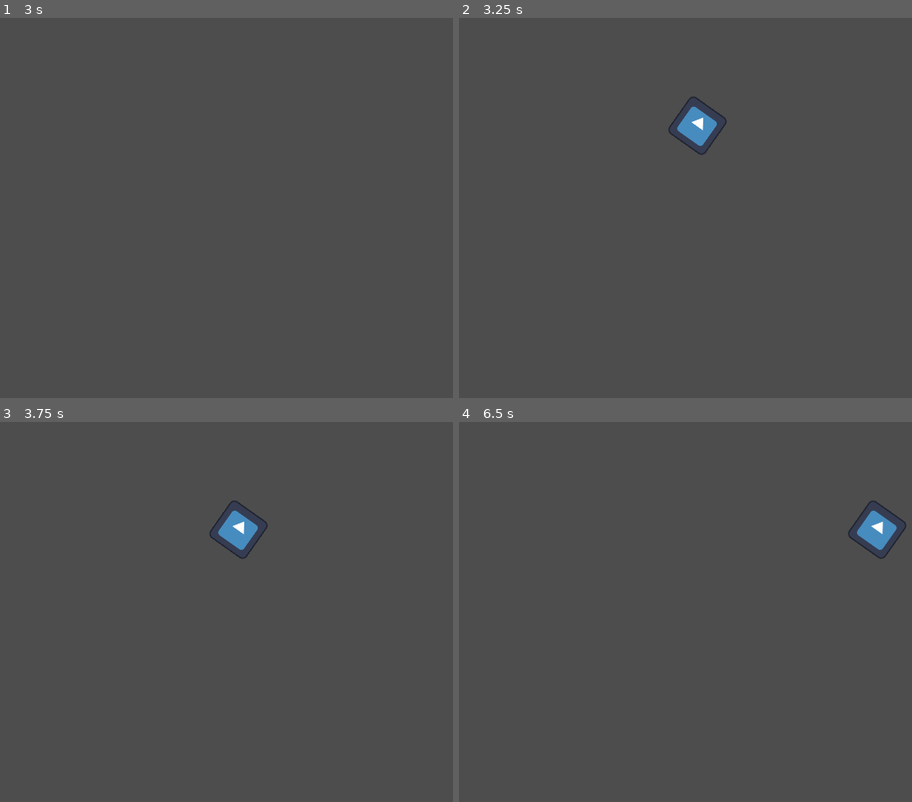
Above: before the commit, frames 1-4 (two rows, left to right).
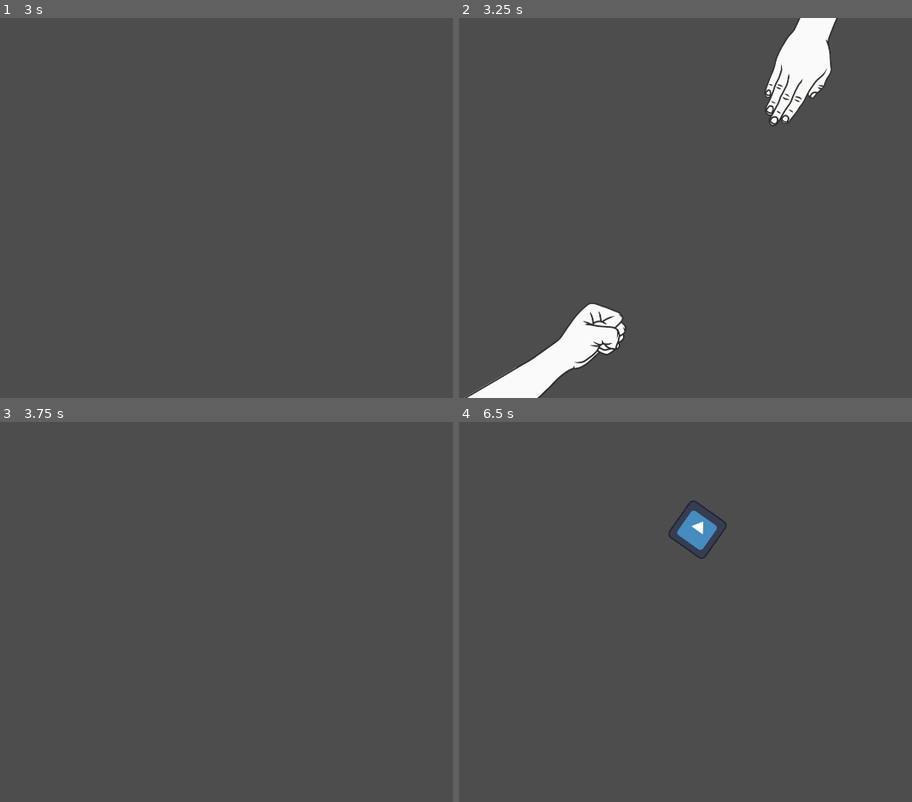
Above: after the commit, the same moments.

Repository: FrostyJoel/GameJam121124
Game: Godot game, scene res://scenes/main.tscn
Same seed, same stepped clock (60 frames per second), same inputs: the game is played once before the commit and once after it. The engine's default icon, where the game draws it, is replaced by a stand-in: a white triangle on a blue panel in a dark square.
Inputs:
- Up to frame 1 (3 s): tap Enter at 0.5, 2 s; hold D (DirRight) 0.53-1.28 s; hold H (Action1) 0.53-1.28 s; tap Space at 1.25, 2.75 s; hold S (DirDown) 1.28-2.03 s; tap J (Action2) at 1.35, 2.85 s; hold D (DirRight) 2.03-2.78 s; hold H (Action1) 2.03-2.78 s; hold W (DirUp) from 2.78 s (still down)
- Up to frame 2 (3.25 s): keep holding W (DirUp)
- Up to frame 3 (3.75 s): tap Enter at 3.5 s; release W (DirUp) at 3.53 s; hold A (DirLeft) from 3.53 s (still down); hold H (Action1) from 3.53 s (still down)
- Up to frame 4 (6.5 s): tap Space at 4.25 s; release H (Action1) at 4.28 s; tap J (Action2) at 4.35, 5.85 s; release A (DirLeft) at 5.03 s; hold S (DirDown) 5.03-5.78 s; hold H (Action1) 5.03-5.78 s; hold D (DirRight) from 5.78 s (still down)

Frame 1 is identical in both runs. In frame 2, 6.5% of the frame differs, in the area x 1-84%, y 0-100%; in frame 3, 0.7%; in frame 4, 1.4%.

Commit message:
Tested Daan's microgame

Diff:
--- a/scenes/main.tscn
+++ b/scenes/main.tscn
@@ -1,10 +1,11 @@
-[gd_scene load_steps=6 format=3 uid="uid://ejlfx4ll6agq"]
+[gd_scene load_steps=7 format=3 uid="uid://ejlfx4ll6agq"]
 
 [ext_resource type="Script" path="res://scripts/game_manager.gd" id="1_ygwc3"]
 [ext_resource type="PackedScene" uid="uid://c07fwhm0tiuqn" path="res://scenes/GameManager.tscn" id="2_fgo63"]
 [ext_resource type="PackedScene" uid="uid://islw187lc0mp" path="res://scenes/MicrogameManager.tscn" id="3_512op"]
 [ext_resource type="Script" path="res://scripts/MicrogameData.gd" id="4_wl5e3"]
 [ext_resource type="Resource" uid="uid://wqfyynhl4uec" path="res://microgameData/TestGame.tres" id="5_76x0o"]
+[ext_resource type="Resource" uid="uid://ctxefxfbxi4v1" path="res://microgameData/rockpaperscissor.tres" id="6_s6to6"]
 
 [node name="Node2D" type="Node2D"]
 script = ExtResource("1_ygwc3")
@@ -14,4 +15,4 @@
 
 [node name="MicrogameManager" parent="." instance=ExtResource("3_512op")]
 position = Vector2(0, 2)
-microgames = Array[ExtResource("4_wl5e3")]([ExtResource("5_76x0o")])
+microgames = Array[ExtResource("4_wl5e3")]([ExtResource("5_76x0o"), ExtResource("6_s6to6")])
Not shown: 1 places in microgameData/rockpaperscissor.tres that only renumber resources
Not shown: 1 places in scenes/rockpaperscissors.tscn that only renumber resources
